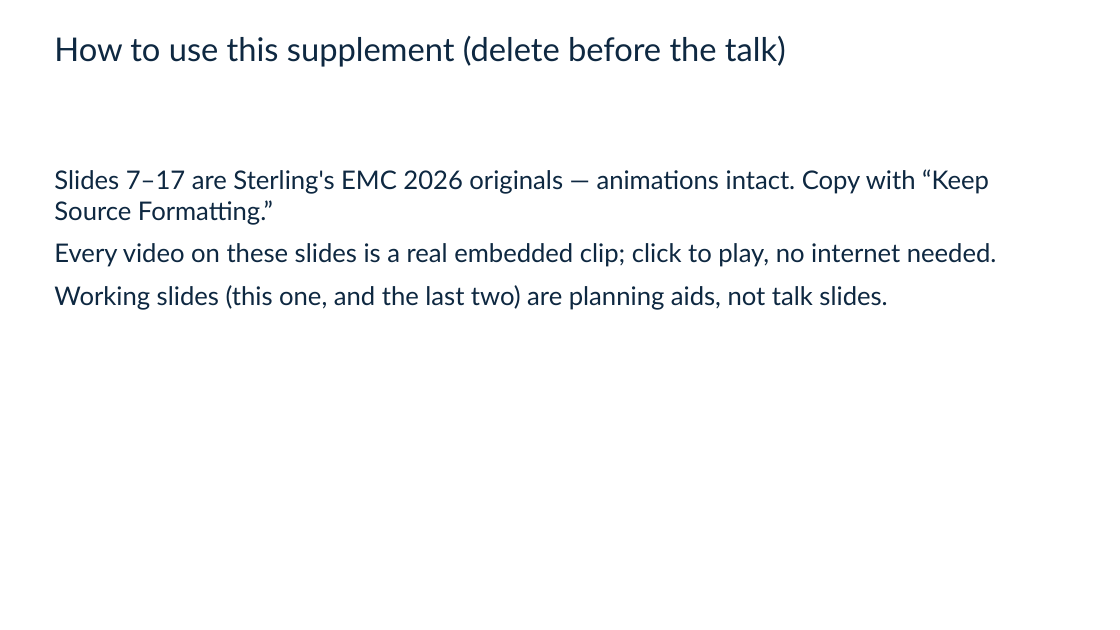
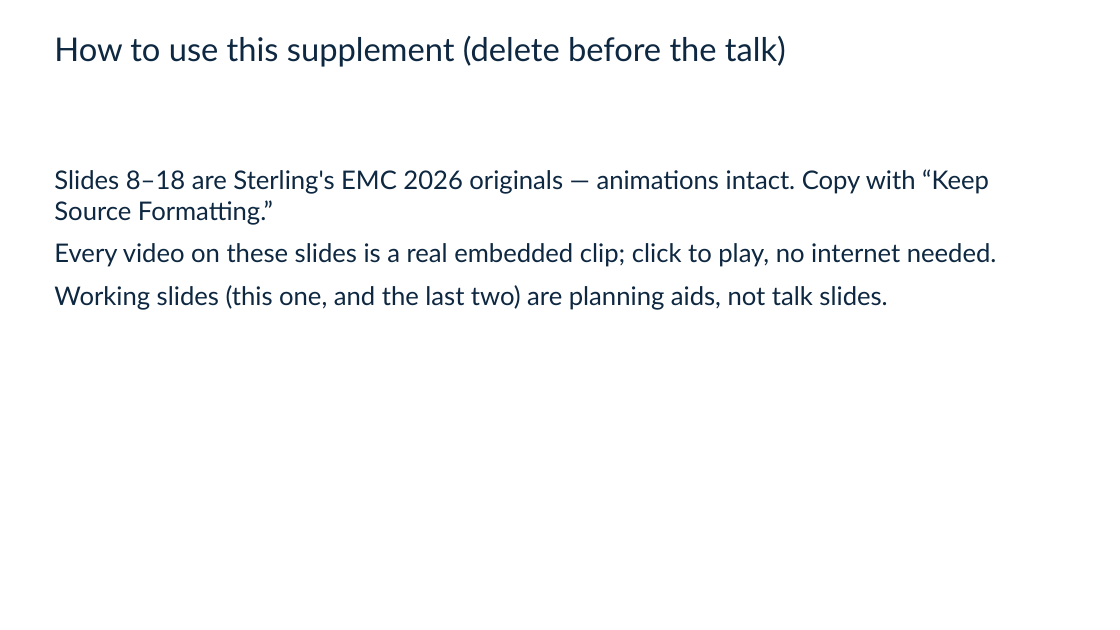
Before and after one commit to vertical-cloud-lab/tensegrity-optimization, a slide deck: slide 1 of presentation/Slide Decks/IDETC Supplement Slides (BO block + gap + video + accel).pptx. Drawn at 1120x630 pixels with LibreOffice and Linux fonts; fonts in the diff are those of the drawing. Boxes give left, top, right and bottom in pixels: in the first picture for what was removed or moved away, otherwise in the second. Text is boxed around its words. In the diff, an @@ line names an element or a change of style, - is before the commit and + after.

```diff
--- a/presentation/Slide Decks/IDETC Supplement Slides (BO block + gap + video + accel).pptx
+++ b/presentation/Slide Decks/IDETC Supplement Slides (BO block + gap + video + accel).pptx
@@ text at <box>54,169,989,225</box>: text changed @@
-Slides 7–17 are Sterling's EMC 2026 originals — animations intact. Copy with “Keep Source Formatting.”
+Slides 8–18 are Sterling's EMC 2026 originals — animations intact. Copy with “Keep Source Formatting.”
```
Also in this commit, not shown: 2 other slides changed, 1 slide added, 38 other files.
